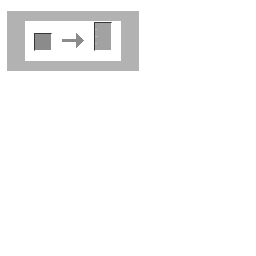
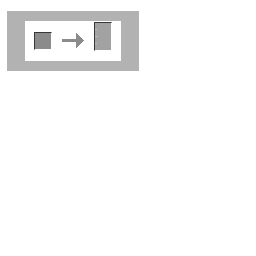
Two versions of the same layered image (256px x 256px). Layer-by-layer changes:
painted on "Items" over [34,32,52,51]
